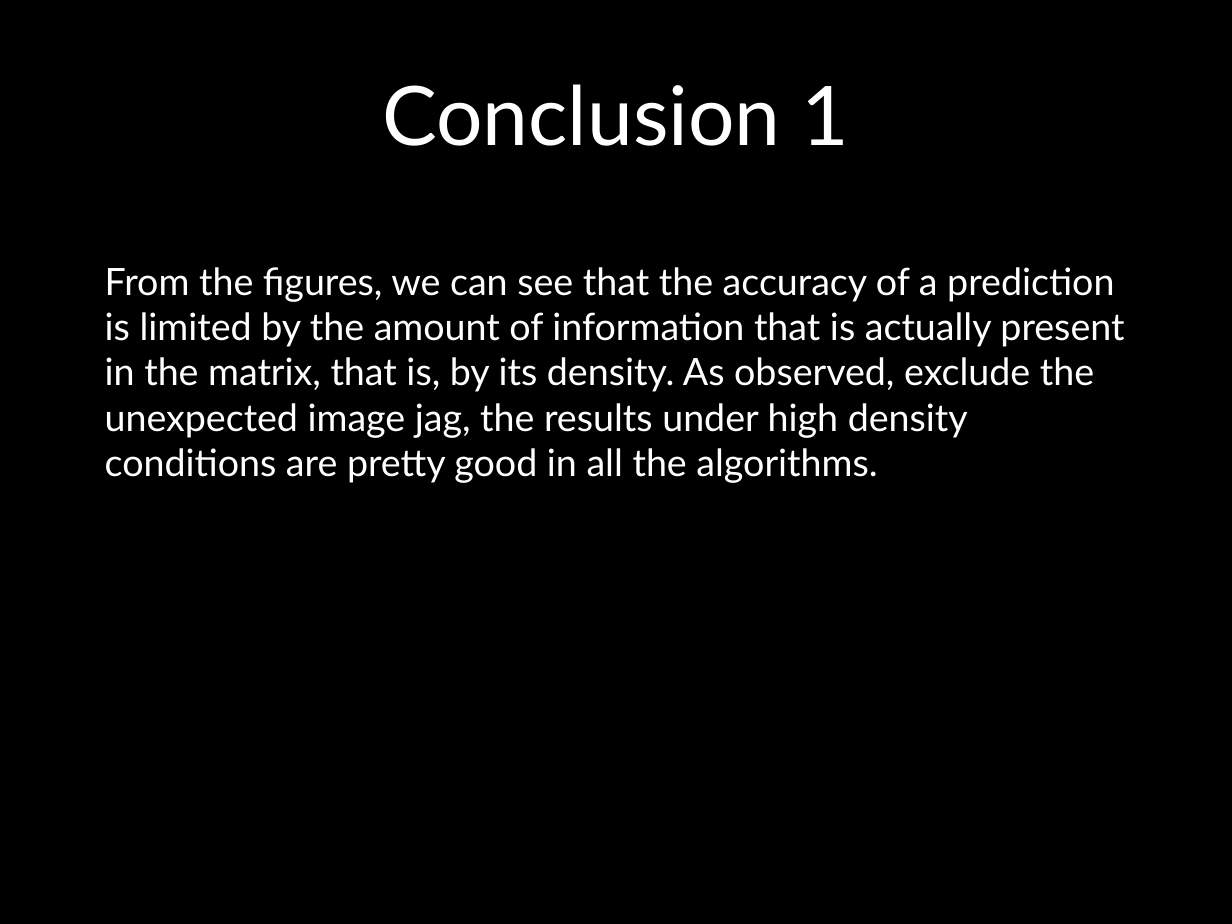
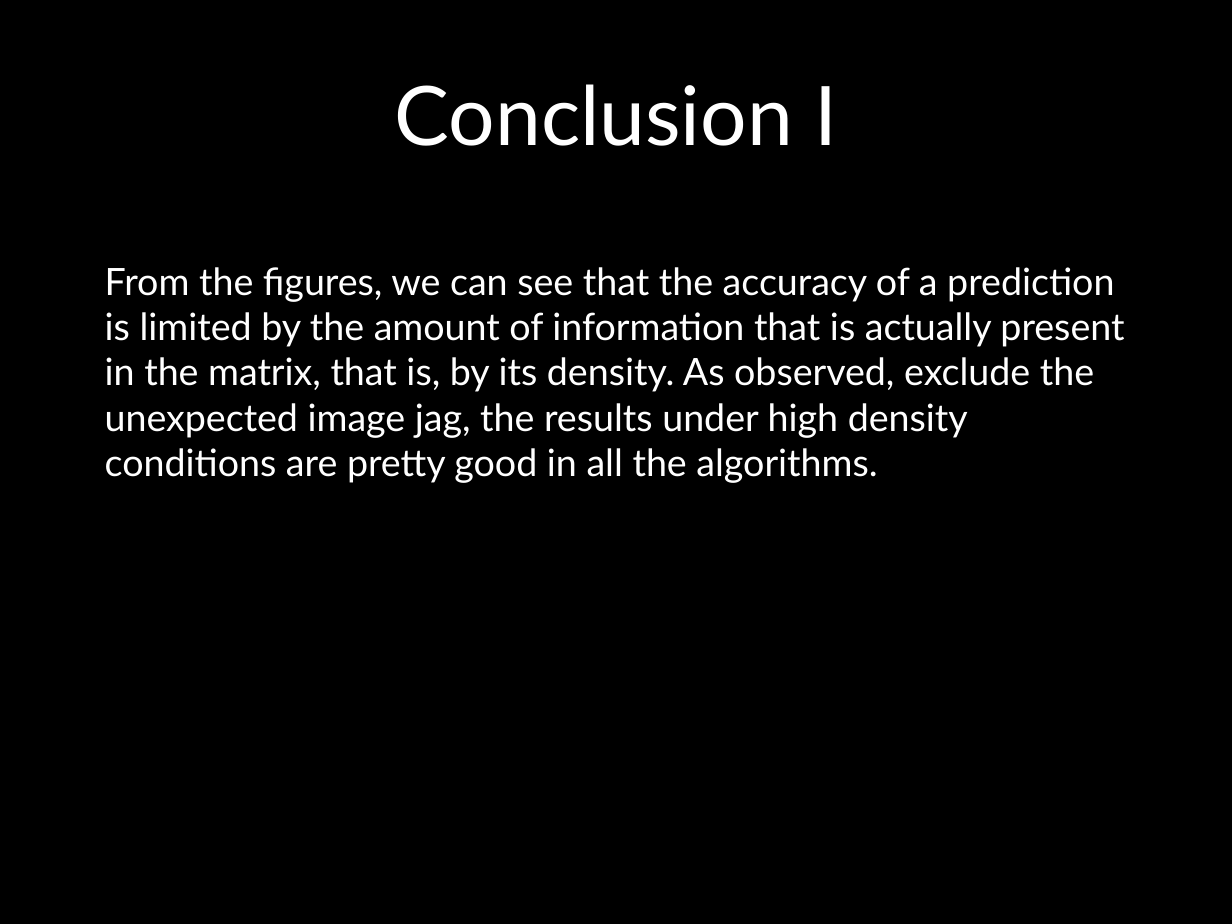
Before and after one commit to UCSBGauchos/MAE-data, a slide deck: slide 52 of Final Presentation.pptx. Drawn at 1232x924 pixels with LibreOffice and Linux fonts; fonts in the diff are those of the drawing; background and template pictures are left out. Boxes give left, top, right and bottom in pixels: in the first picture for what was removed or moved away, otherwise in the second. Text is boxed around its words. In the diff, an @@ line names an element or a change of style, - is before the commit and + after.

```diff
--- a/Final Presentation.pptx
+++ b/Final Presentation.pptx
@@ title at bbox=[395, 84, 837, 146]: text changed @@
-Conclusion 1
+Conclusion I
```
Also in this commit, not shown: 2 other slides changed.
